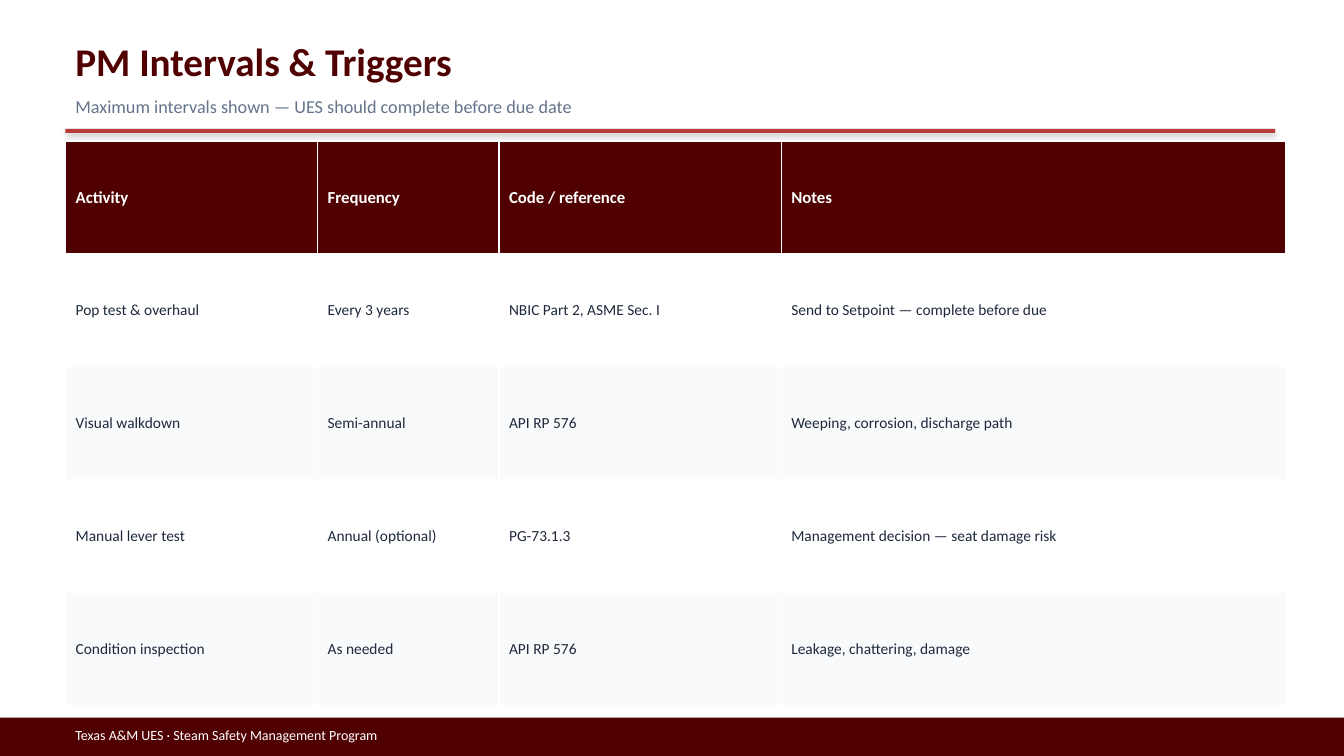
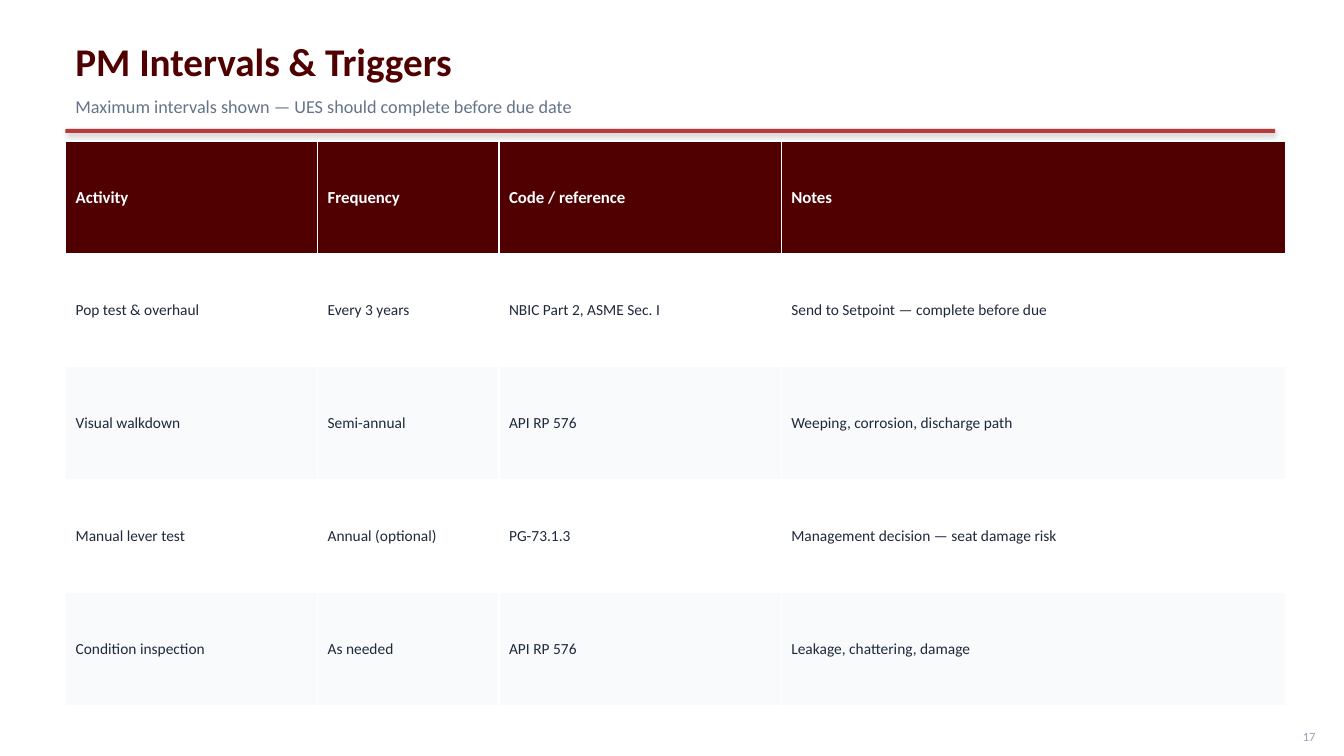
Before and after one commit to stavan12-a11y/PSV-Compliance-Tracking-Dashboard, a slide deck: slide 18 of docs/presentation/UES-Steam-Safety-Program.pptx (slide 17 before the commit). Drawn at 1344x756 pixels with LibreOffice and Linux fonts; fonts in the diff are those of the drawing. Boxes give left, top, right and bottom in pixels: in the first picture for what was removed or moved away, otherwise in the second. Text is boxed around its words. In the diff, an @@ line names an element or a change of style, - is before the commit and + after.

```diff
--- a/docs/presentation/UES-Steam-Safety-Program.pptx
+++ b/docs/presentation/UES-Steam-Safety-Program.pptx
@@ rectangle removed at (0,718,1344,756) @@
@@ text removed at (75,730,377,743) @@
-Texas A&M UES · Steam Safety Management Program
@@ text added at (1303,733,1316,741), 9 pt, text #94A3B8 @@
+17
```
Also in this commit, not shown: 17 other slides changed, 9 slides added, 8 slides removed, 1 other file.
